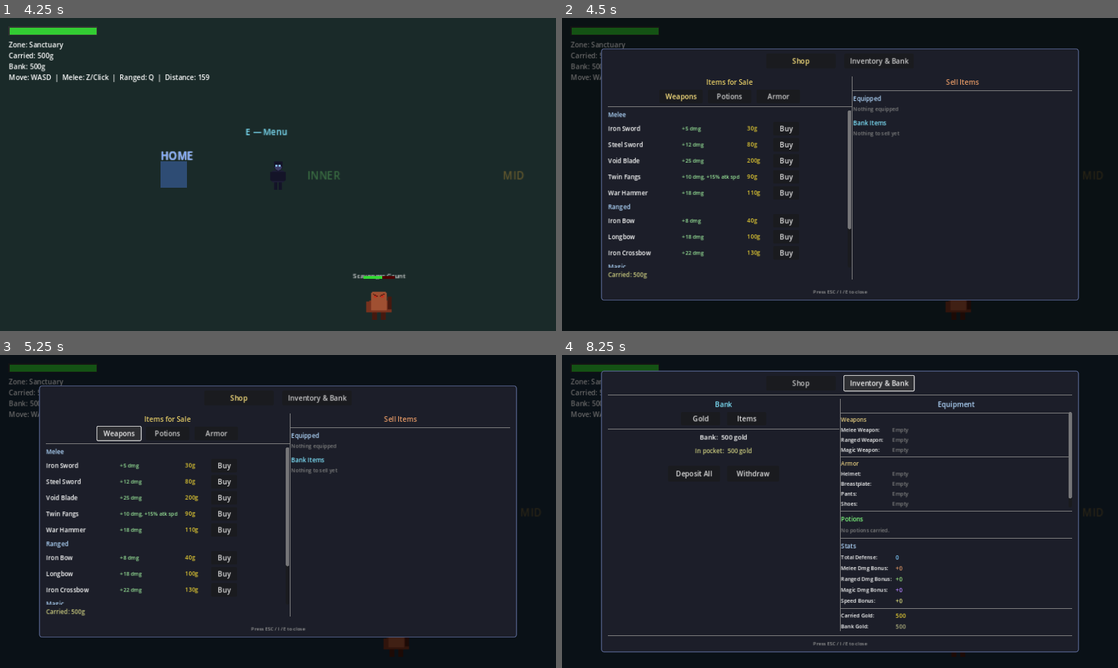
Above: before the commit, frames 1-4 (two rows, left to right).
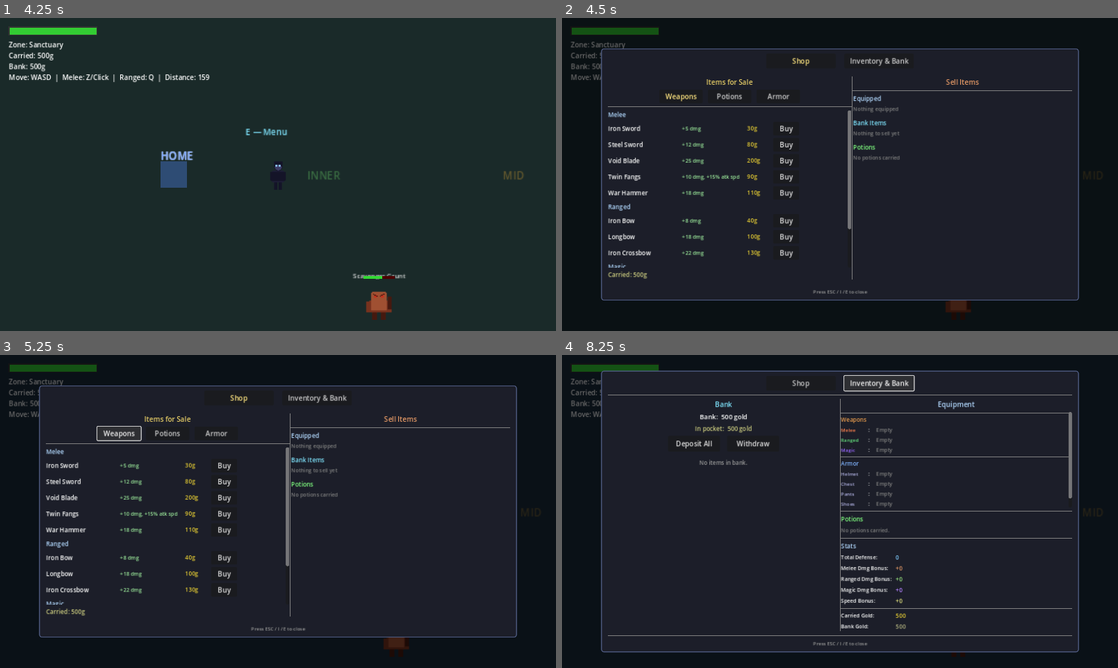
Above: after the commit, the same moments.

Repository: cbradshaw11/game-concept
Game: Godot game, scene res://scenes/world/world_scene.tscn
Two runs of this game, one before a commit and one after it. Both use one fixed random seed, a clock stepped at 60 frames per second and the inputs below.
Inputs:
- Up to frame 1 (4.25 s): tap Enter at 0.5 s; hold Right (ui_right) 0.53-1.28 s; tap Space (attack) at 0.6 s; hold Down (ui_down) 1.28-2.03 s; tap R (attack_magic) at 1.35 s; hold Right (ui_right) 2.03-2.78 s; tap Z (attack_melee) at 2.1 s; hold Up (ui_up) 2.78-3.53 s; tap Q (attack_ranged) at 2.85 s; hold Left (ui_left) from 3.53 s (still down); tap X (guard) at 3.6 s
- Up to frame 2 (4.5 s): keep holding Left (ui_left); tap E (interact) at 4.35 s
- Up to frame 3 (5.25 s): release Left (ui_left) at 5 s; click "Weapons" at 5 s
- Up to frame 4 (8.25 s): click "Potions" at 5.75 s; click "Armor" at 6.5 s; click "Shop" at 7.25 s; click "Inventory & Bank" at 8 s

Frame 1 is identical in both runs. In frame 2, 0.1% of the frame differs, in the area x 52-61%, y 40-46%; in frame 3, 0.1%; in frame 4, 1.7%, in the area x 8-63%, y 18-49%.

Commit message:
feat: sell potions, single-view bank pane, weapon/armor type tags
Co-Authored-By: Claude Opus 4.6 (1M context) <noreply@anthropic.com>

Diff:
--- a/game/scenes/hub/unified_menu.gd
+++ b/game/scenes/hub/unified_menu.gd
@@ -28,6 +28,7 @@
 var shop_content: HBoxContainer
 var sell_equipped_vbox: VBoxContainer
 var sell_bank_vbox: VBoxContainer
+var sell_potions_vbox: VBoxContainer
 var sell_scroll: ScrollContainer
 
 # ── Inventory & Bank state ──
@@ -40,18 +41,13 @@
 var items_vbox: VBoxContainer
 var bank_controls: VBoxContainer
 var bank_locked_label: Label
-enum BankScreen { GOLD, WITHDRAW, ITEMS }
-var bank_screen: BankScreen = BankScreen.GOLD
+var withdraw_active: bool = false
 var withdraw_input_text: String = ""
 var withdraw_input_label: Label
-var gold_panel: VBoxContainer
-var withdraw_panel: VBoxContainer
-var items_panel: VBoxContainer
+var withdraw_row: HBoxContainer
 var bank_label: Label
 var carried_label: Label
 var confirm_discard_row: Node = null
-var gold_tab_btn: Button
-var items_tab_btn: Button
 
 func _ready() -> void:
 	_build_ui()
@@ -284,6 +280,20 @@
 	sell_bank_vbox = VBoxContainer.new()
 	sell_bank_vbox.add_theme_constant_override("separation", 3)
 	sell_inner.add_child(sell_bank_vbox)
+
+	# Potions header + section
+	var pot_hdr_sep := HSeparator.new()
+	sell_inner.add_child(pot_hdr_sep)
+
+	var pot_hdr := Label.new()
+	pot_hdr.text = "Potions"
+	pot_hdr.add_theme_font_size_override("font_size", 14)
+	pot_hdr.add_theme_color_override("font_color", Color(0.5, 1.0, 0.5))
+	sell_inner.add_child(pot_hdr)
+
+	sell_potions_vbox = VBoxContainer.new()
+	sell_potions_vbox.add_theme_constant_override("separation", 3)
+	sell_inner.add_child(sell_potions_vbox)
 
 func _show_shop_category(cat: String) -> void:
 	shop_category = cat
@@ -447,6 +457,8 @@
 		child.queue_free()
 	for child in sell_bank_vbox.get_children():
 		child.queue_free()
+	for child in sell_potions_vbox.get_children():
+		child.queue_free()
 
 	var inv: Node = get_node_or_null("/root/InventorySystem")
 	if inv == null:
@@ -484,6 +496,66 @@
 		empty.add_theme_color_override("font_color", Color(0.5, 0.5, 0.5))
 		sell_bank_vbox.add_child(empty)
 
+	# Carried potions
+	var potions: Array = inv.get_all_potions()
+	if potions.size() == 0:
+		var empty := Label.new()
+		empty.text = "No potions carried"
+		empty.add_theme_font_size_override("font_size", 12)
+		empty.add_theme_color_override("font_color", Color(0.5, 0.5, 0.5))
+		sell_potions_vbox.add_child(empty)
+	else:
+		for stack in potions:
+			var item: Dictionary = stack["item"]
+			var count: int = stack["count"]
+			var pid: String = stack["id"]
+			var sell_price: int = int(floor(float(item.get("cost", 5)) * 0.65))
+			if sell_price < 1:
+				sell_price = 1
+
+			var hbox := HBoxContainer.new()
+			hbox.add_theme_constant_override("separation", 8)
+			sell_potions_vbox.add_child(hbox)
+
+			var name_lbl := Label.new()
+			name_lbl.text = "%s x%d" % [item.get("name", "???"), count]
+			name_lbl.add_theme_font_size_override("font_size", 12)
+			name_lbl.custom_minimum_size = Vector2(140, 0)
+			hbox.add_child(name_lbl)
+
+			var price_lbl := Label.new()
+			price_lbl.text = "-> %dg" % sell_price
+			price_lbl.add_theme_font_size_override("font_size", 12)
+			price_lbl.add_theme_color_override("font_color", Color(0.9, 0.8, 0.2))
+			price_lbl.custom_minimum_size = Vector2(50, 0)
+			hbox.add_child(price_lbl)
+
+			var sell_btn := Button.new()
+			sell_btn.text = "Sell"
+			sell_btn.custom_minimum_size = Vector2(50, 24)
+			var p := pid
+			var sp := sell_price
+			sell_btn.pressed.connect(func(): _sell_potion(p, sp))
+			hbox.add_child(sell_btn)
+
+func _sell_potion(potion_id: String, sell_price: int) -> void:
+	var inv: Node = get_node_or_null("/root/InventorySystem")
+	if inv == null:
+		return
+	# Decrement potion count (reuse use_potion to remove one from stack)
+	if not inv.carried_potions.has(potion_id):
+		return
+	var stack: Dictionary = inv.carried_potions[potion_id]
+	if stack["count"] <= 0:
+		return
+	stack["count"] -= 1
+	if stack["count"] <= 0:
+		inv.carried_potions.erase(potion_id)
+	inv.carried_gold += sell_price
+	inv.inventory_changed.emit()
+	_rebuild_sell_panel()
+	_rebuild_shop_item_list()
+
 func _add_sell_row(parent: VBoxContainer, item: Dictionary, slot: String, is_equipped: bool) -> void:
 	var row := VBoxContainer.new()
 	row.add_theme_constant_override("separation", 2)
@@ -511,7 +583,7 @@
 		sell_price = 1
 
 	var price_lbl := Label.new()
-	price_lbl.text = "→ %dg" % sell_price
+	price_lbl.text = "-> %dg" % sell_price
 	price_lbl.add_theme_font_size_override("font_size", 12)
 	price_lbl.add_theme_color_override("font_color", Color(0.9, 0.8, 0.2))
 	price_lbl.custom_minimum_size = Vector2(50, 0)
@@ -628,49 +700,23 @@
 	bank_controls.size_flags_vertical = Control.SIZE_EXPAND_FILL
 	bank_vbox.add_child(bank_controls)
 
-	var tab_row := HBoxContainer.new()
-	tab_row.alignment = BoxContainer.ALIGNMENT_CENTER
-	tab_row.add_theme_constant_override("separation", 16)
-	bank_controls.add_child(tab_row)
-
-	gold_tab_btn = Button.new()
-	gold_tab_btn.text = "Gold"
-	gold_tab_btn.custom_minimum_size = Vector2(90, 28)
-	gold_tab_btn.pressed.connect(_show_gold_screen)
-	tab_row.add_child(gold_tab_btn)
-
-	items_tab_btn = Button.new()
-	items_tab_btn.text = "Items"
-	items_tab_btn.custom_minimum_size = Vector2(90, 28)
-	items_tab_btn.pressed.connect(_show_items_screen)
-	tab_row.add_child(items_tab_btn)
-
-	var tab_sep := HSeparator.new()
-	bank_controls.add_child(tab_sep)
-
-	# Gold sub-panel
-	gold_panel = VBoxContainer.new()
-	gold_panel.add_theme_constant_override("separation", 10)
-	bank_controls.add_child(gold_panel)
-
+	# Gold labels
 	bank_label = Label.new()
 	bank_label.add_theme_font_size_override("font_size", 15)
 	bank_label.horizontal_alignment = HORIZONTAL_ALIGNMENT_CENTER
-	gold_panel.add_child(bank_label)
+	bank_controls.add_child(bank_label)
 
 	carried_label = Label.new()
 	carried_label.add_theme_font_size_override("font_size", 14)
 	carried_label.horizontal_alignment = HORIZONTAL_ALIGNMENT_CENTER
 	carried_label.add_theme_color_override("font_color", Color(0.8, 0.8, 0.5))
-	gold_panel.add_child(carried_label)
-
-	var gold_sep := HSeparator.new()
-	gold_panel.add_child(gold_sep)
-
+	bank_controls.add_child(carried_label)
+
+	# Button row: Deposit All + Withdraw
 	var btn_row := HBoxContainer.new()
 	btn_row.alignment = BoxContainer.ALIGNMENT_CENTER
 	btn_row.add_theme_constant_override("separation", 16)
-	gold_panel.add_child(btn_row)
+	bank_controls.add_child(btn_row)
 
 	var deposit_btn := Button.new()
 	deposit_btn.text = "Deposit All"
@@ -681,68 +727,48 @@
 	var withdraw_btn := Button.new()
 	withdraw_btn.text = "Withdraw"
 	withdraw_btn.custom_minimum_size = Vector2(120, 36)
-	withdraw_btn.pressed.connect(_show_withdraw_screen)
+	withdraw_btn.pressed.connect(_toggle_withdraw)
 	btn_row.add_child(withdraw_btn)
 
-	# Withdraw sub-panel
-	withdraw_panel = VBoxContainer.new()
-	withdraw_panel.add_theme_constant_override("separation", 10)
-	withdraw_panel.visible = false
-	bank_controls.add_child(withdraw_panel)
-
-	var wtitle := Label.new()
-	wtitle.text = "Withdraw Gold"
-	wtitle.add_theme_font_size_override("font_size", 16)
-	wtitle.horizontal_alignment = HORIZONTAL_ALIGNMENT_CENTER
-	withdraw_panel.add_child(wtitle)
+	# Withdraw input row (hidden by default)
+	withdraw_row = HBoxContainer.new()
+	withdraw_row.alignment = BoxContainer.ALIGNMENT_CENTER
+	withdraw_row.add_theme_constant_override("separation", 8)
+	withdraw_row.visible = false
+	bank_controls.add_child(withdraw_row)
 
 	withdraw_input_label = Label.new()
 	withdraw_input_label.text = "Amount: _"
-	withdraw_input_label.add_theme_font_size_override("font_size", 20)
-	withdraw_input_label.horizontal_alignment = HORIZONTAL_ALIGNMENT_CENTER
-	withdraw_panel.add_child(withdraw_input_label)
-
-	var key_hint := Label.new()
-	key_hint.text = "Type an amount, then press Enter"
-	key_hint.add_theme_font_size_override("font_size", 11)
-	key_hint.add_theme_color_override("font_color", Color(0.6, 0.6, 0.6))
-	key_hint.horizontal_alignment = HORIZONTAL_ALIGNMENT_CENTER
-	withdraw_panel.add_child(key_hint)
-
-	var wbtn_row := HBoxContainer.new()
-	wbtn_row.alignment = BoxContainer.ALIGNMENT_CENTER
-	wbtn_row.add_theme_constant_override("separation", 12)
-	withdraw_panel.add_child(wbtn_row)
+	withdraw_input_label.add_theme_font_size_override("font_size", 16)
+	withdraw_row.add_child(withdraw_input_label)
 
 	var all_btn := Button.new()
 	all_btn.text = "Withdraw All"
-	all_btn.custom_minimum_size = Vector2(110, 34)
+	all_btn.custom_minimum_size = Vector2(100, 30)
 	all_btn.pressed.connect(_on_withdraw_all)
-	wbtn_row.add_child(all_btn)
+	withdraw_row.add_child(all_btn)
 
 	var confirm_btn := Button.new()
 	confirm_btn.text = "Confirm"
-	confirm_btn.custom_minimum_size = Vector2(90, 34)
+	confirm_btn.custom_minimum_size = Vector2(80, 30)
 	confirm_btn.pressed.connect(_on_withdraw_confirm)
-	wbtn_row.add_child(confirm_btn)
-
-	var back_btn := Button.new()
-	back_btn.text = "Back"
-	back_btn.custom_minimum_size = Vector2(70, 34)
-	back_btn.pressed.connect(_show_gold_screen)
-	wbtn_row.add_child(back_btn)
-
-	# Items sub-panel
-	items_panel = VBoxContainer.new()
-	items_panel.add_theme_constant_override("separation", 6)
-	items_panel.visible = false
-	items_panel.size_flags_vertical = Control.SIZE_EXPAND_FILL
-	bank_controls.add_child(items_panel)
-
+	withdraw_row.add_child(confirm_btn)
+
+	var cancel_btn := Button.new()
+	cancel_btn.text = "Cancel"
+	cancel_btn.custom_minimum_size = Vector2(70, 30)
+	cancel_btn.pressed.connect(_hide_withdraw)
+	withdraw_row.add_child(cancel_btn)
+
+	# Separator before items
+	var items_sep := HSeparator.new()
+	bank_controls.add_child(items_sep)
+
+	# ScrollContainer with categorized bank items
 	var iscroll := ScrollContainer.new()
-	iscroll.custom_minimum_size = Vector2(370, 300)
+	iscroll.custom_minimum_size = Vector2(370, 260)
 	iscroll.size_flags_vertical = Control.SIZE_EXPAND_FILL
-	items_panel.add_child(iscroll)
+	bank_controls.add_child(iscroll)
 
 	items_vbox = VBoxContainer.new()
 	items_vbox.add_theme_constant_override("separation", 4)
@@ -803,30 +829,18 @@
 	stats_vbox.add_theme_constant_override("separation", 5)
 	equip_vbox.add_child(stats_vbox)
 
-# ── Bank screens (Inventory tab) ──
-
-func _show_gold_screen() -> void:
-	bank_screen = BankScreen.GOLD
-	withdraw_input_text = ""
-	gold_panel.visible = true
-	withdraw_panel.visible = false
-	items_panel.visible = false
-	_refresh_gold()
-
-func _show_withdraw_screen() -> void:
-	bank_screen = BankScreen.WITHDRAW
+# ── Bank controls ──
+
+func _toggle_withdraw() -> void:
+	withdraw_active = true
 	withdraw_input_text = ""
 	withdraw_input_label.text = "Amount: _"
-	gold_panel.visible = false
-	withdraw_panel.visible = true
-	items_panel.visible = false
-
-func _show_items_screen() -> void:
-	bank_screen = BankScreen.ITEMS
-	gold_panel.visible = false
-	withdraw_panel.visible = false
-	items_panel.visible = true
-	_rebuild_items_list()
+	withdraw_row.visible = true
+
+func _hide_withdraw() -> void:
+	withdraw_active = false
+	withdraw_input_text = ""
+	withdraw_row.visible = false
 
 func _rebuild_items_list() -> void:
 	for child in items_vbox.get_children():
@@ -977,7 +991,8 @@
 	var bank: int = int(inv.get("bank_gold"))
 	if bank > 0:
 		inv.call("withdraw_gold", bank)
-	_show_gold_screen()
+	_hide_withdraw()
+	_refresh_gold()
 
 func _on_withdraw_confirm() -> void:
 	var amount: int = int(withdraw_input_text) if withdraw_input_text.is_valid_int() else 0
@@ -985,7 +1000,8 @@
 		var inv: Node = get_node_or_null("/root/InventorySystem")
 		if inv != null:
 			inv.call("withdraw_gold", amount)
-	_show_gold_screen()
+	_hide_withdraw()
+	_refresh_gold()
 
 # ── Equipment (right pane of Inventory tab) ──
 
@@ -1009,33 +1025,61 @@
 		"gauntlets": "Gauntlets",
 	}
 
-	_add_section_header("Weapons")
+	_add_section_header("Weapons", Color(0.9, 0.6, 0.3))
+	var weapon_tags := {
+		"weapon_melee": {"text": "Melee", "color": Color(1.0, 0.5, 0.3)},
+		"weapon_ranged": {"text": "Ranged", "color": Color(0.4, 0.9, 0.5)},
+		"weapon_magic": {"text": "Magic", "color": Color(0.6, 0.4, 1.0)},
+	}
 	for slot in ["weapon_melee", "weapon_ranged", "weapon_magic"]:
-		_add_slot_row(slot, slot_labels[slot], equipped.get(slot, {}), inv)
-
-	_add_section_header("Armor")
+		_add_slot_row(slot, slot_labels[slot], equipped.get(slot, {}), inv, weapon_tags[slot])
+
+	var armor_tag := {"text": "", "color": Color(0.7, 0.7, 0.9)}
+	_add_section_header("Armor", Color(0.5, 0.7, 1.0))
+	var armor_tags := {
+		"helmet": {"text": "Helmet", "color": Color(0.7, 0.7, 0.9)},
+		"breastplate": {"text": "Chest", "color": Color(0.7, 0.7, 0.9)},
+		"pants": {"text": "Pants", "color": Color(0.7, 0.7, 0.9)},
+		"shoes": {"text": "Shoes", "color": Color(0.7, 0.7, 0.9)},
+		"gauntlets": {"text": "Gauntlets", "color": Color(0.7, 0.7, 0.9)},
+	}
 	for slot in ["helmet", "breastplate", "pants", "shoes", "gauntlets"]:
-		_add_slot_row(slot, slot_labels[slot], equipped.get(slot, {}), inv)
-
-func _add_section_header(text: String) -> void:
+		_add_slot_row(slot, slot_labels[slot], equipped.get(slot, {}), inv, armor_tags[slot])
+
+func _add_section_header(text: String, color: Color = Color(0.9, 0.8, 0.5)) -> void:
 	var sep := HSeparator.new()
 	slots_vbox.add_child(sep)
 	var lbl := Label.new()
 	lbl.text = text
 	lbl.add_theme_font_size_override("font_size", 13)
-	lbl.add_theme_color_override("font_color", Color(0.9, 0.8, 0.5))
+	lbl.add_theme_color_override("font_color", color)
 	slots_vbox.add_child(lbl)
 
-func _add_slot_row(slot: String, label: String, item: Dictionary, inv: Node) -> void:
+func _add_slot_row(slot: String, label: String, item: Dictionary, inv: Node, tag: Dictionary = {}) -> void:
 	var hbox := HBoxContainer.new()
 	hbox.add_theme_constant_override("separation", 8)
 	slots_vbox.add_child(hbox)
 
-	var slot_lbl := Label.new()
-	slot_lbl.text = label + ":"
-	slot_lbl.add_theme_font_size_override("font_size", 12)
-	slot_lbl.custom_minimum_size = Vector2(110, 0)
-	hbox.add_child(slot_lbl)
+	# Type tag label
+	if not tag.is_empty() and tag.get("text", "") != "":
+		var tag_lbl := Label.new()
+		tag_lbl.text = tag["text"]
+		tag_lbl.add_theme_font_size_override("font_size", 11)
+		tag_lbl.add_theme_color_override("font_color", tag["color"])
+		tag_lbl.custom_minimum_size = Vector2(55, 0)
+		hbox.add_child(tag_lbl)
+
+		var slot_lbl := Label.new()
+		slot_lbl.text = ":"
+		slot_lbl.add_theme_font_size_override("font_size", 12)
+		slot_lbl.custom_minimum_size = Vector2(10, 0)
+		hbox.add_child(slot_lbl)
+	else:
+		var slot_lbl := Label.new()
+		slot_lbl.text = label + ":"
+		slot_lbl.add_theme_font_size_override("font_size", 12)
+		slot_lbl.custom_minimum_size = Vector2(110, 0)
+		hbox.add_child(slot_lbl)
 
 	if item.is_empty():
 		var empty := Label.new()
@@ -1171,8 +1215,7 @@
 		_rebuild_slots()
 		_rebuild_potions()
 		_rebuild_stats()
-		if bank_screen == BankScreen.ITEMS:
-			_rebuild_items_list()
+		_rebuild_items_list()
 
 func _get_stat_summary(item: Dictionary) -> String:
 	var parts: Array = []
@@ -1199,7 +1242,7 @@
 			menu_closed.emit()
 			return
 		# Withdraw numeric input
-		if active_tab == 1 and bank_screen == BankScreen.WITHDRAW and at_home:
+		if active_tab == 1 and withdraw_active and at_home:
 			if key.keycode >= KEY_0 and key.keycode <= KEY_9:
 				withdraw_input_text += str(key.keycode - KEY_0)
 				withdraw_input_label.text = "Amount: %s" % withdraw_input_text
